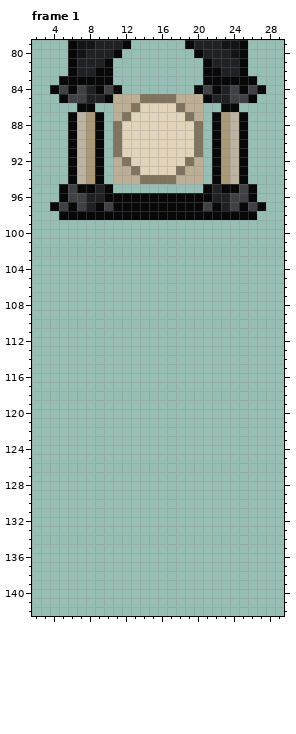
Two versions of one pixel-art file, Assets/Sprites/Decoracoes/objetos de cena.aseprite. Above, as it was before the edit.
240x192 pixels, 4 frames. Colours within 5 levels of each other are drawn and written as one. Shown: frame 1: x 2..29, y 79..142.
The result:
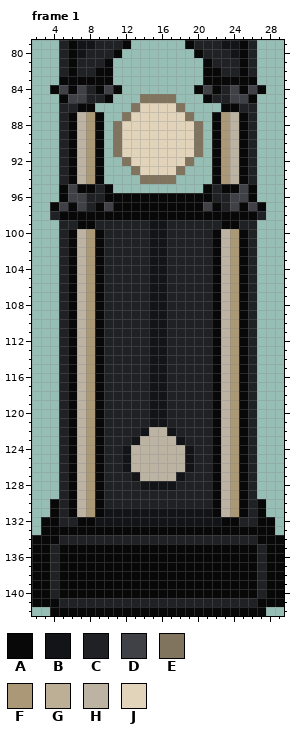
Palette (. is transparent): A #070807  B #131417  C #202124  D #404146  E #80745e  F #aa9877  G #bcaf95  H #bcb3a3  J #e1d4bb
Diff:
Changed rows in their new state; - is an unchanged pixel.
Frame 1, layer "relogio":
first column x 5:
 79 C--------------------C
 80 C--------------------C
 81 C--------------------C
 82 C--------------------C
 85 ------...----...------
 86 CC----..------..----CC
 87 C-----.--------.-----C
 88 C--------------------C
 89 C--------------------C
 90 C--------------------C
 91 C--------------------C
 92 C-----.--------.-----C
 93 C-----..------..-----C
 94 C-----...----...-----C
first column x 2:
 98 --C----------------------C--
 99 ---CCAACCCCCCBBCCCCCCAACC---
100 ---CAHFACCCCCBBCCCCCAHFAC---
101 ---CAHFACCCCCBBCCCCCAHFAC---
102 ---CAHFACCCCCBBCCCCCAHFAC---
103 ---CAHFACCCCCBBCCCCCAHFAC---
104 ---CAHFACCCCCBBCCCCCAHFAC---
105 ---CAHFACCCCCBBCCCCCAHFAC---
106 ---CAHFACCCCCBBCCCCCAHFAC---
107 ---CAHFACCCCCBBCCCCCAHFAC---
108 ---CAHFACCCCCBBCCCCCAHFAC---
109 ---CAHFACCCCCBBCCCCCAHFAC---
110 ---CAHFACCCCCBBCCCCCAHFAC---
111 ---CAHFACCCCCBBCCCCCAHFAC---
112 ---CAHFACCCCCBBCCCCCAHFAC---
113 ---CAHFACCCCCBBCCCCCAHFAC---
114 ---CAHFACCCCCBBCCCCCAHFAC---
115 ---CAHFACCCCCBBCCCCCAHFAC---
116 ---CAHFACCCCCBBCCCCCAHFAC---
117 ---CAHFACCCCCBBCCCCCAHFAC---
118 ---CAHFACCCCCBBCCCCCAHFAC---
119 ---CAHFACCCCCBBCCCCCAHFAC---
120 ---CAHFACCCCCBBCCCCCAHFAC---
121 ---CAHFACCCCCBBCCCCCAHFAC---
122 ---CAHFACCCCBHHBCCCCAHFAC---
123 ---CAHFACCCBHHHHBCCCAHFAC---
124 ---CAHFACCBHHHHHHBCCAHFAC---
125 ---CAHFACCBHHHHHHBCCAHFAC---
126 ---CAHFACCBHHHHHHBCCAHFAC---
127 ---CAHFACCCBHHHHBCCCAHFAC---
128 ---CAHFACCCCBBBBCCCCAHFAC---
129 ---CAHFACCCCCCCCCCCCAHFAC---
130 --ACAHFACCCCCCCCCCCCAHFACA--
131 --ACAHFABBBBBBBBBBBBAHFACA--
132 -AACCAABBBBBBBBBBBBBBAACCAA-
133 -AAAAAAAAAAAAAAAAAAAAAAAAAA-
134 AAACCCCCCCCCCCCCCCCCCCCCCAAA
135 AACAAAAAAAAAAAAAAAAAAAAAACAA
136 AACAAAAAAAAAAAAAAAAAAAAAACAA
137 AACAAAAAAAAAAAAAAAAAAAAAACAA
138 AACAAAAAAAAAAAAAAAAAAAAAACAA
139 AACAAAAAAAAAAAAAAAAAAAAAACAA
140 AACAAAAAAAAAAAAAAAAAAAAAACAA
141 AAACCCCCCCCCCCCCCCCCCCCCCAAA
142 --AAAAAAAAAAAAAAAAAAAAAAAA--
Boxes around the changes in both pictures, in picture pixels (x1, y1, x2, y2):
changed: (32, 40, 284, 616)
